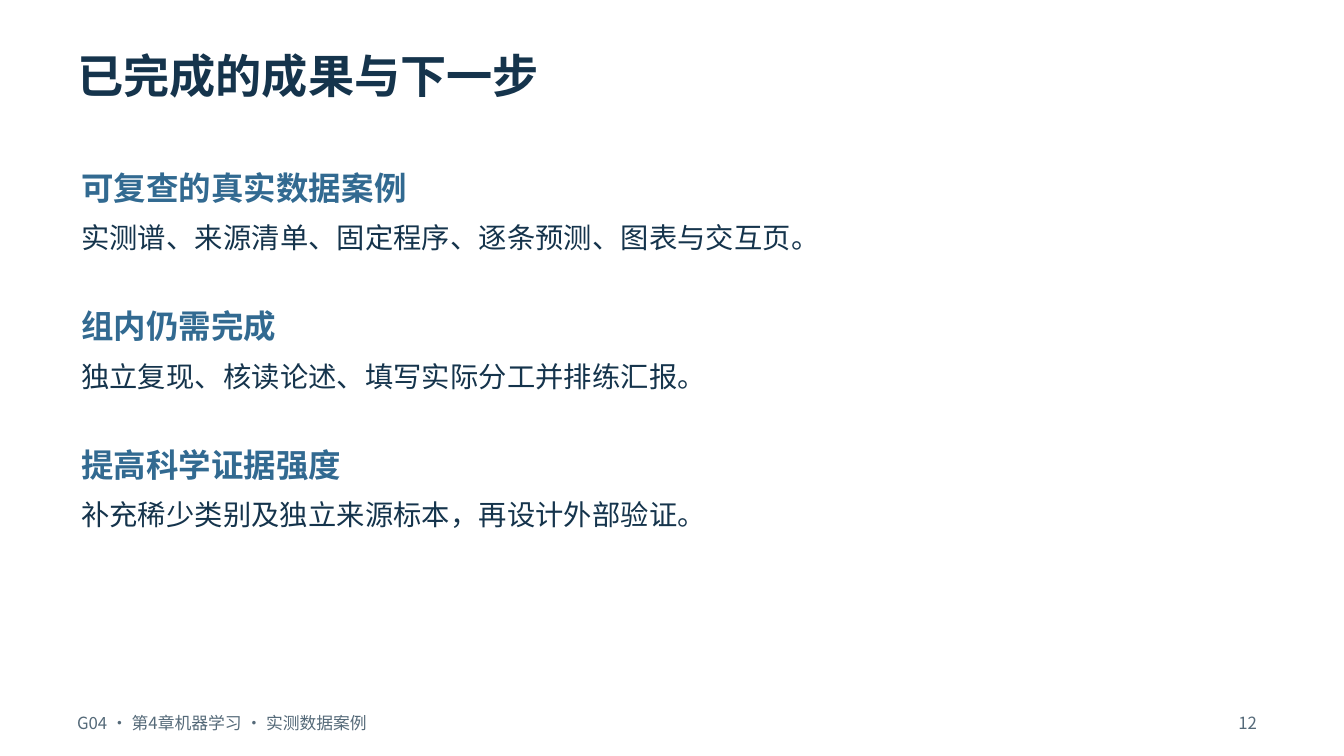
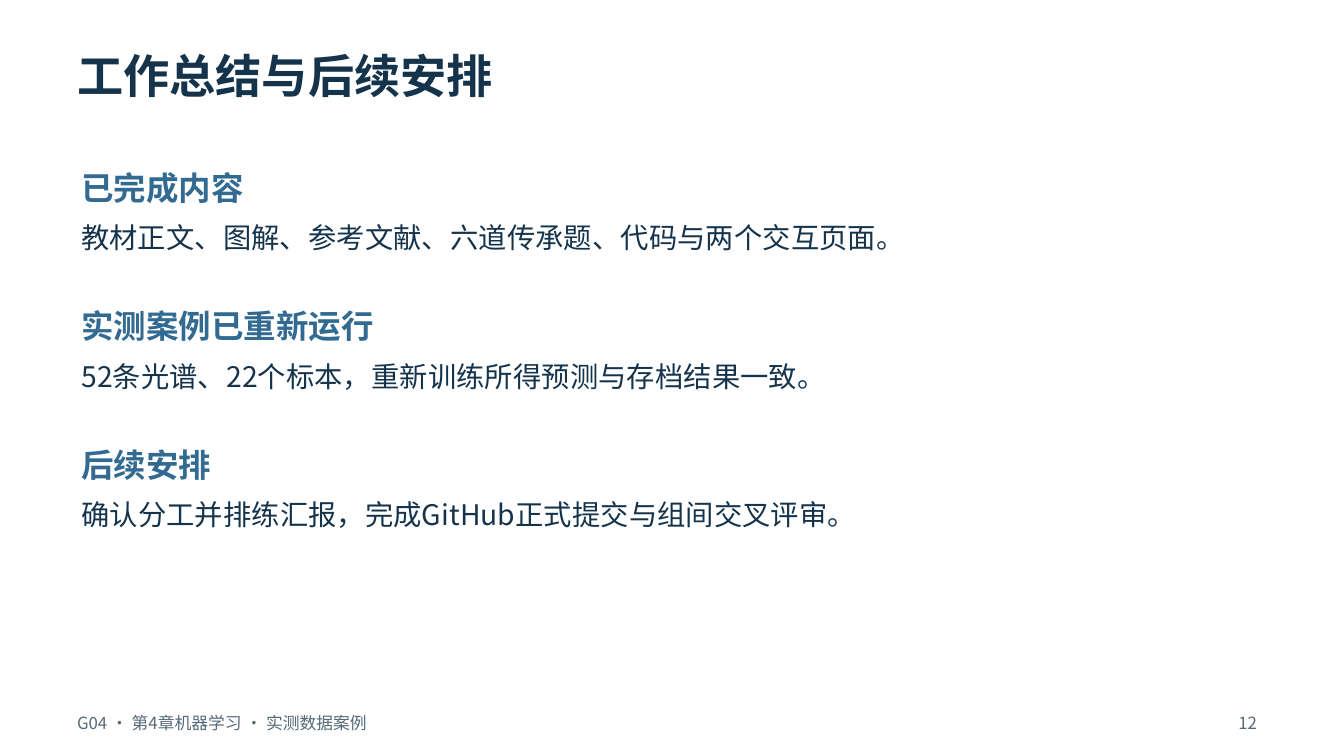
Before and after one commit to hachimi-rabbit/intelligent-analytical-chemistry, a slide deck: slide 12 of resources/annual/2026-2027/student-reports/ch04/G04-Raman-Real-Report.pptx. Drawn at 1344x756 pixels with LibreOffice and Linux fonts; fonts in the diff are those of the drawing. Boxes give left, top, right and bottom in pixels: in the first picture for what was removed or moved away, otherwise in the second. Text is boxed around its words. In the diff, an @@ line names an element or a change of style, - is before the commit and + after.

```diff
--- a/resources/annual/2026-2027/student-reports/ch04/G04-Raman-Real-Report.pptx
+++ b/resources/annual/2026-2027/student-reports/ch04/G04-Raman-Real-Report.pptx
@@ text at (77,53,493,97): text changed @@
-已完成的成果与下一步
+工作总结与后续安排
@@ text at (81,172,244,203): text changed @@
-可复查的真实数据案例
+已完成内容
@@ text at (81,224,904,251): text changed @@
-实测谱、来源清单、固定程序、逐条预测、图表与交互页。
+教材正文、图解、参考文献、六道传承题、代码与两个交互页面。
@@ text at (81,310,374,341): text changed @@
-组内仍需完成
+实测案例已重新运行
@@ text at (81,363,825,390): text changed @@
-独立复现、核读论述、填写实际分工并排练汇报。
+52条光谱、22个标本，重新训练所得预测与存档结果一致。
@@ text at (81,449,211,480): text changed @@
-提高科学证据强度
+后续安排
@@ text at (81,501,856,528): text changed @@
-补充稀少类别及独立来源标本，再设计外部验证。
+确认分工并排练汇报，完成GitHub正式提交与组间交叉评审。
```
Also in this commit, not shown: 9 other slides changed, 2 slides added, 2 slides removed, 5 other files.
